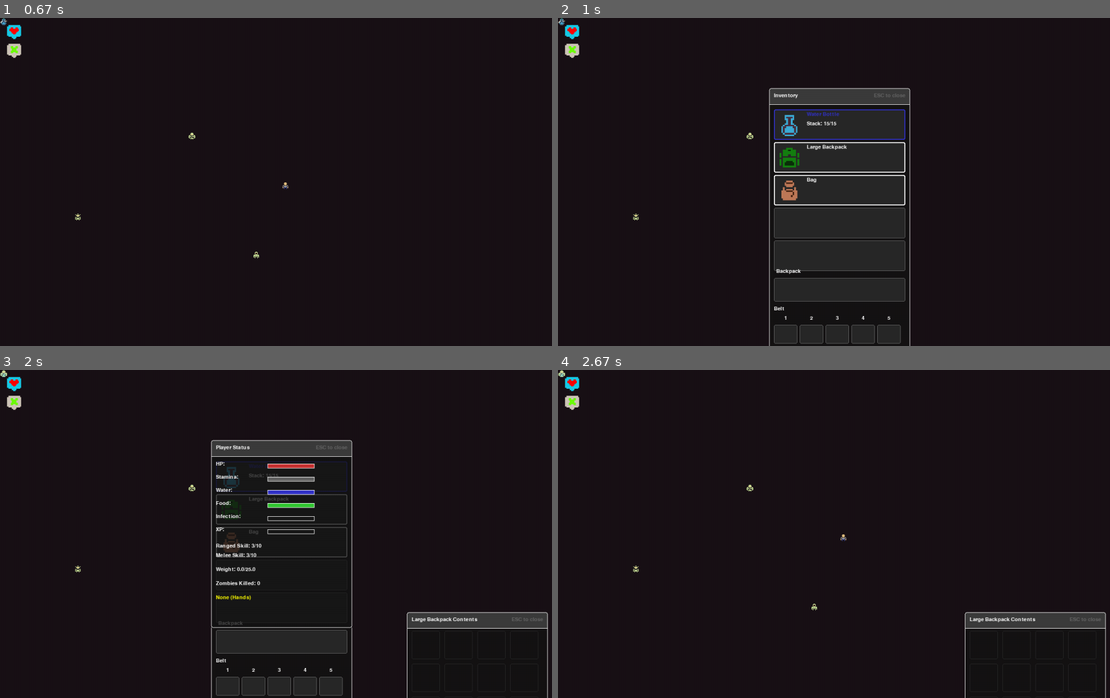
Above: before the commit, frames 1-4 (two rows, left to right).
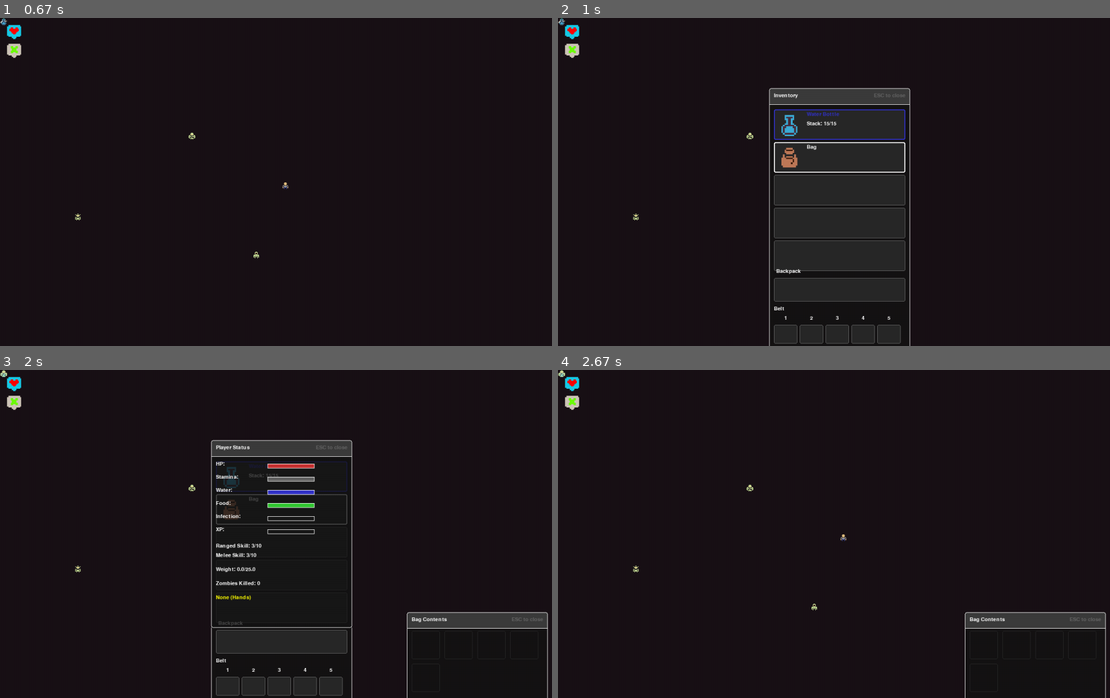
Above: after the commit, the same moments.

Repository: gustavokuklinski/bit-rot
Game: pygame game, started from bit-rot.py
The game is run twice, just before and just after one commit, with the same random seed, the same clock (stepped at 60 frames per second) and the same inputs.
Inputs (mouse positions are in pixels of both pictures, inside the frame that each line leads up to):
- Up to frame 1 (0.67 s): press the mouse at (281, 182) at 0.37 s; move the mouse to (347, 178) at 0.47 s; release the mouse at (408, 175) at 0.6 s
- Up to frame 2 (1 s): press the mouse at (574, 54) at 0.7 s; move the mouse to (740, 132) at 0.8 s; release the mouse at (905, 211) at 0.93 s
- Up to frame 3 (2 s): press the mouse at (281, 507) at 1.03 s; move the mouse to (215, 488) at 1.13 s; release the mouse at (149, 468) at 1.27 s; click (11, 383) at 1.38 s; press the mouse at (281, 471) at 1.7 s; move the mouse to (380, 547) at 1.8 s; release the mouse at (474, 619) at 1.93 s
- Up to frame 4 (2.67 s): press the mouse at (569, 383) at 2.03 s; move the mouse to (734, 494) at 2.13 s; release the mouse at (894, 602) at 2.27 s; press the mouse at (574, 406) at 2.37 s; move the mouse to (624, 415) at 2.47 s; release the mouse at (668, 422) at 2.6 s

Frame 1 is identical in both runs. In frame 2, 0.6% of the frame differs, in the area x 39-63%, y 38-58%; in frame 3, 0.5%; in frame 4, less than 0.1%.

Commit message:
update cursor

Diff:
--- a/bit-rot.py
+++ b/bit-rot.py
@@ -199,6 +199,16 @@
     # --- Modal Management ---
     modals = [] # List to hold active modals. Each modal is a dict with {'id', 'type', 'item', 'position', 'is_dragging', 'drag_offset', 'rect'}
 
+    # --- Custom Cursor Setup ---
+    try:
+        cursor_image = pygame.image.load('game/ui/cursor.png').convert_alpha()
+        cursor_hotspot = (0, 0) # The tip of the arrow
+        custom_cursor = pygame.cursors.Cursor(cursor_hotspot, cursor_image)
+    except pygame.error as e:
+        print(f"Error loading cursor: {e}")
+        custom_cursor = None # Fallback to default cursor
+
+
     game_state = 'MENU' # Can be 'MENU', 'PLAYING', 'GAME_OVER'
     clock = pygame.time.Clock()
 
@@ -211,6 +221,12 @@
         scale_x = VIRTUAL_SCREEN_WIDTH / screen_w
         scale_y = VIRTUAL_GAME_HEIGHT / screen_h
         mouse_pos = (real_mouse_pos[0] * scale_x, real_mouse_pos[1] * scale_y)
+
+        # Set cursor visibility based on game state
+        if game_state == 'PLAYING' and custom_cursor:
+            pygame.mouse.set_cursor(custom_cursor)
+        else:
+            pygame.mouse.set_cursor(pygame.SYSTEM_CURSOR_ARROW)
 
         if game_state == 'MENU':
             start_button, quit_button = draw_menu(VIRTUAL_SCREEN)
--- a/game/items/bag.xml
+++ b/game/items/bag.xml
@@ -1,6 +1,6 @@
 <item name="Bag" type="backpack">
     <properties>
-        <capacity value="10" />
+        <capacity value="5" />
         <load value="1" />
         <sprite file="bag.png" />
     </properties>
--- a/game/items/large_backpack.xml
+++ b/game/items/large_backpack.xml
@@ -1,6 +1,6 @@
 <item name="Large Backpack" type="backpack">
     <properties>
-        <capacity value="30" />
+        <capacity value="25" />
         <load value="3" />
         <sprite file="large_backpack.png" />
     </properties>
--- a/game/items/small_backpack.xml
+++ b/game/items/small_backpack.xml
@@ -1,6 +1,6 @@
 <item name="Small Backpack" type="backpack">
     <properties>
-        <capacity value="20" />
+        <capacity value="15" />
         <load value="2" />
         <sprite file="small_backpack.png" />
     </properties>
--- a/game/player/player.xml
+++ b/game/player/player.xml
@@ -16,7 +16,6 @@
 
     <initial_loot>
         <inventory item="Water Bottle" />
-        <inventory item="Large Backpack" />
         <inventory item="Bag" />
     </initial_loot>
 
Binary file added: game/ui/aim.png
Binary file added: game/ui/cursor.png
